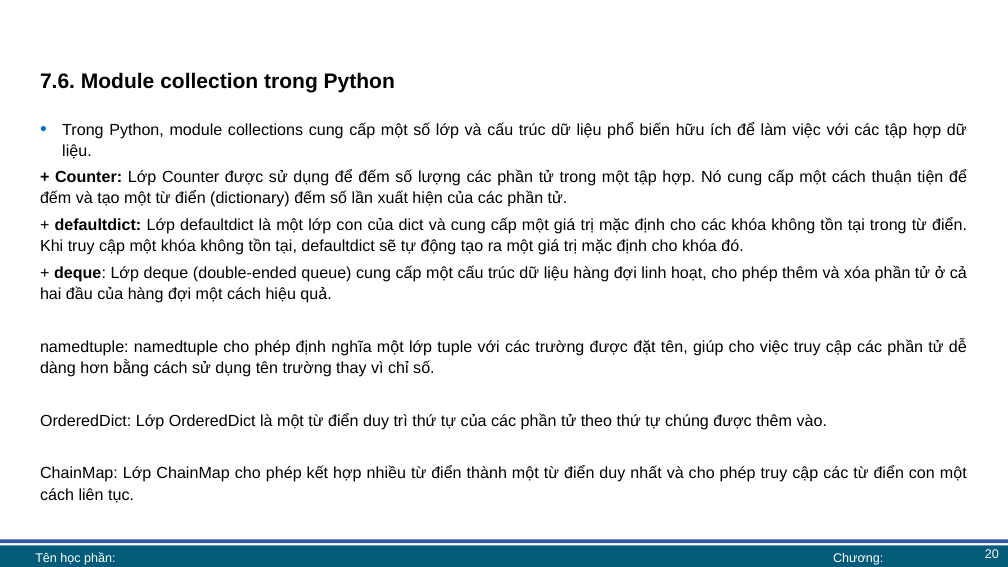
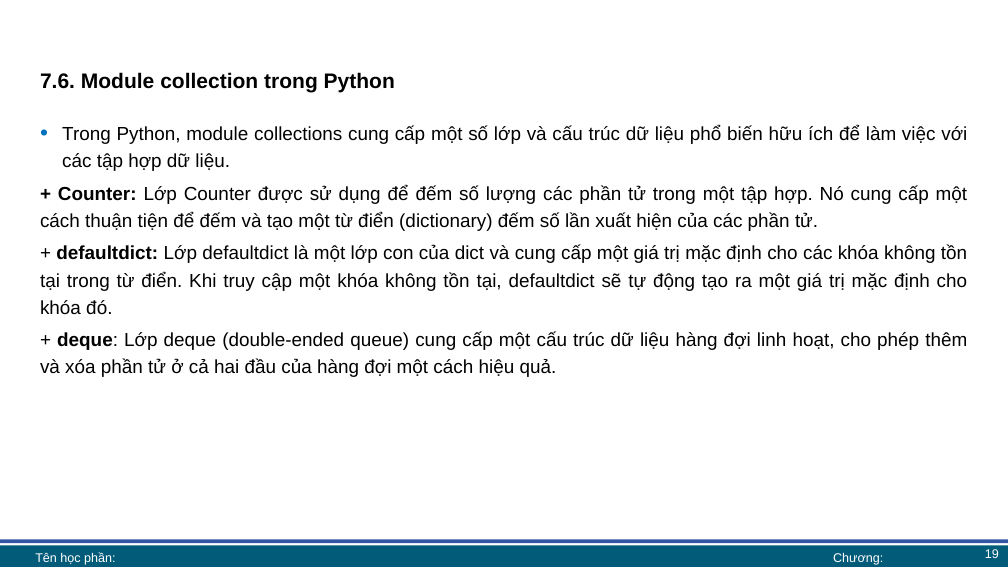
Before and after one commit to lhaaaaa/17A2-Ca-sang, a slide deck: slide 19 of Lab 6 + 7/Lab 7 bài giảng.pptx (slide 20 before the commit). Drawn at 1008x567 pixels with LibreOffice and Linux fonts; fonts in the diff are those of the drawing; background and template pictures are left out. Boxes give left, top, right and bottom in pixels: in the first picture for what was removed or moved away, otherwise in the second. Text is boxed around its words. In the diff, an @@ line names an element or a change of style, - is before the commit and + after.

```diff
--- a/Lab 6 + 7/Lab 7 bài giảng.pptx
+++ b/Lab 6 + 7/Lab 7 bài giảng.pptx
@@ text "Trong Python, module collections cung ..." at [40, 125, 967, 377]: size 15.3 to 18 pt; line spacing 1.1 to 1.2 @@
@@ text at [40, 339, 967, 503]: paragraphs removed @@
-namedtuple: namedtuple cho phép định nghĩa một lớp tuple với các trường được đặt tên, giúp cho việc truy cập các phần tử dễ dàng hơn bằng cách sử dụng tên trường thay vì chỉ số.
-OrderedDict: Lớp OrderedDict là một từ điển duy trì thứ tự của các phần tử theo thứ tự chúng được thêm vào.
-ChainMap: Lớp ChainMap cho phép kết hợp nhiều từ điển thành một từ điển duy nhất và cho phép truy cập các từ điển con một cách liên tục.
@@ page number at [985, 549, 999, 558]: text changed @@
-20
+19
```
Also in this commit, not shown: 4 other slides changed, 1 slide removed, 4 other files.
